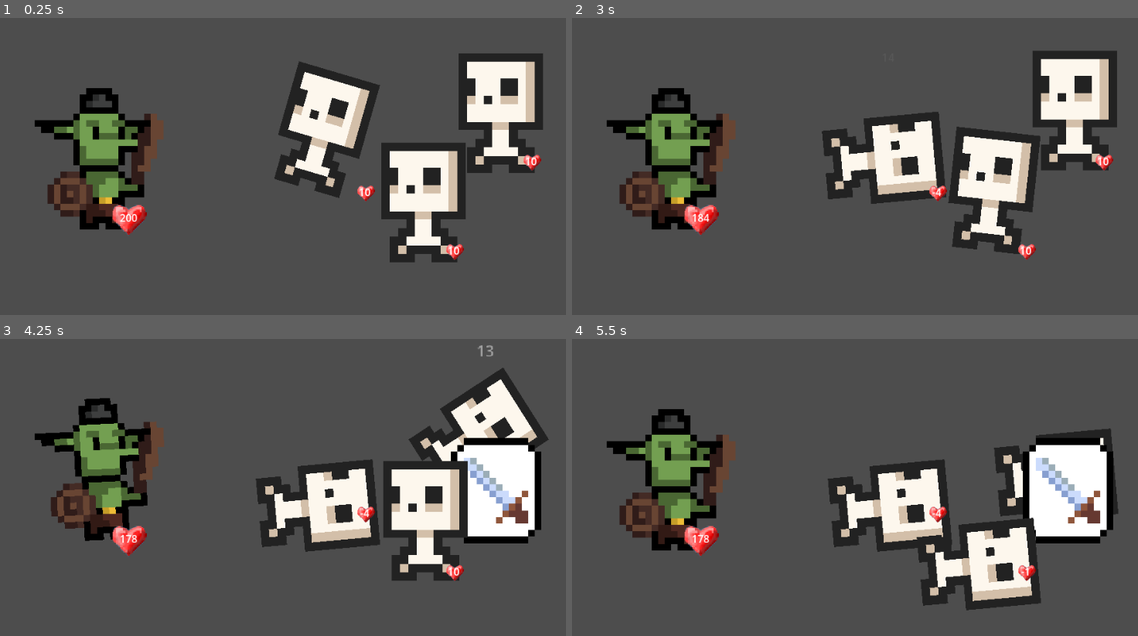
Above: before the commit, frames 1-4 (two rows, left to right).
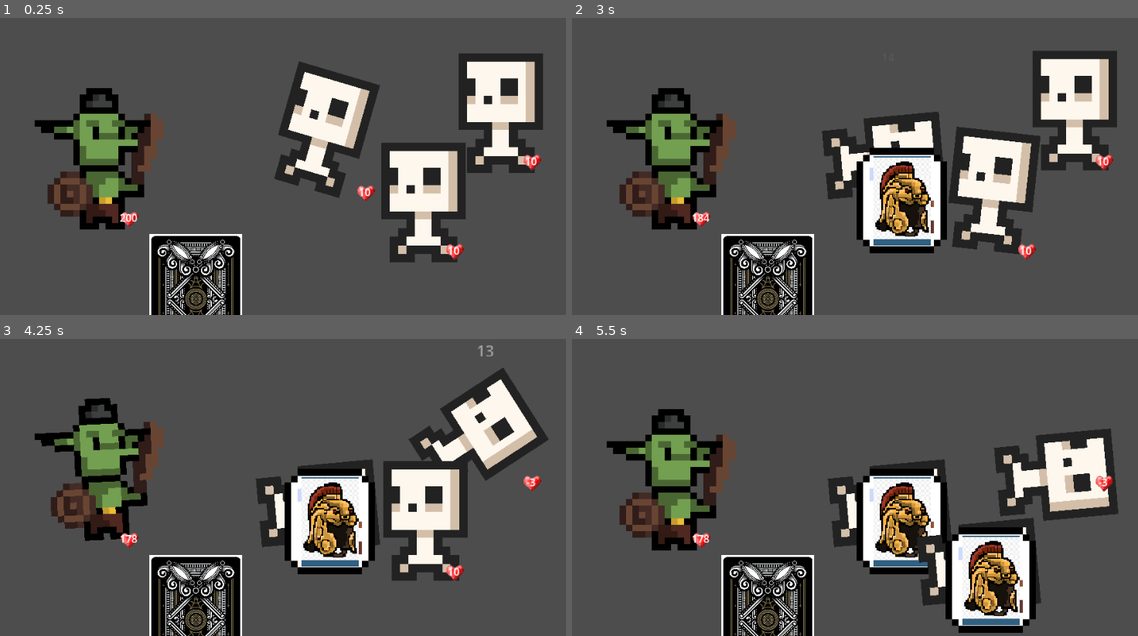
Above: after the commit, the same moments.

Repository: jakmik2/rogue-cards
Game: Godot game, scene res://scenes/Main.tscn
Two runs of this game, one before a commit and one after it. Both use one fixed random seed, a clock stepped at 60 frames per second and the inputs below.
Inputs (mouse positions are in pixels of both pictures, inside the frame that each line leads up to):
- Up to frame 1 (0.25 s): no input
- Up to frame 2 (3 s): move the mouse to (979, 124) at 0.52 s; click (979, 124) at 0.67 s; move the mouse to (719, 157) at 1.27 s; click (719, 157) at 1.42 s; move the mouse to (905, 65) at 2.02 s; click (905, 65) at 2.17 s; move the mouse to (809, 211) at 2.77 s; click (809, 211) at 2.92 s
- Up to frame 3 (4.25 s): move the mouse to (452, 514) at 3.52 s; click (452, 514) at 3.67 s
- Up to frame 4 (5.5 s): move the mouse to (656, 410) at 4.27 s; click (656, 410) at 4.42 s; move the mouse to (871, 463) at 5.02 s; click (871, 463) at 5.17 s

The runs differ from the first frame. In frame 1, 4.4% of the frame differs, in the area x 19-43%, y 62-100%; in frame 2, 9.3%; in frame 3, 13%; in frame 4, 17%, in the area x 19-96%, y 33-100%.

Commit message:
Implement Loot Manager and loot spawning base items: equipment, card, and none

Diff:
--- a/loot_tables/TypeTable.gd
+++ b/loot_tables/TypeTable.gd
@@ -2,11 +2,9 @@
 
 func roll(loot_roll: int) -> String:
 	# Roll on Type
-	if range(1, 11).has(loot_roll):
+	if range(1, 8).has(loot_roll):
 		return "None"
-	elif range(12, 15).has(loot_roll):
-		return "Weapon"
-	elif range(16, 19).has(loot_roll):
-		return "Armor"
+	elif range(9, 15).has(loot_roll):
+		return "Equipment"
 	else:
 		return "Card"
--- /dev/null
+++ b/scenes/Deck.tscn
@@ -0,0 +1,21 @@
+[gd_scene load_steps=5 format=3 uid="uid://3osdmhu412je"]
+
+[ext_resource type="Script" path="res://scripts/Deck.gd" id="1_q44bn"]
+[ext_resource type="Texture2D" uid="uid://bbsx8dgnp6ipk" path="res://sprites/backofcards.jpg" id="2_yh3gh"]
+[ext_resource type="PackedScene" uid="uid://7q4yr7y7im0u" path="res://scenes/utils/clickable_rect.tscn" id="3_sjv6u"]
+
+[sub_resource type="RectangleShape2D" id="RectangleShape2D_x03f2"]
+size = Vector2(141, 198)
+
+[node name="Deck" type="Node2D"]
+script = ExtResource("1_q44bn")
+
+[node name="Sprite2D" type="Sprite2D" parent="."]
+scale = Vector2(0.25, 0.25)
+texture = ExtResource("2_yh3gh")
+
+[node name="ClickableBox" parent="." instance=ExtResource("3_sjv6u")]
+
+[node name="CollisionShape2D2" type="CollisionShape2D" parent="ClickableBox"]
+position = Vector2(-0.5, 0)
+shape = SubResource("RectangleShape2D_x03f2")
--- a/scenes/Loot.tscn
+++ /dev/null
@@ -1,18 +0,0 @@
-[gd_scene load_steps=4 format=3 uid="uid://dc7rp7wxhjss0"]
-
-[ext_resource type="Texture2D" uid="uid://bw06vccb7n5m6" path="res://sprites/loot-drop.png" id="1_0so0q"]
-[ext_resource type="Script" path="res://scripts/Loot.gd" id="1_58na1"]
-
-[sub_resource type="RectangleShape2D" id="RectangleShape2D_8idy1"]
-size = Vector2(140, 160)
-
-[node name="Loot" type="Node2D"]
-script = ExtResource("1_58na1")
-
-[node name="Sprite2D" type="Sprite2D" parent="."]
-texture = ExtResource("1_0so0q")
-
-[node name="Area2D" type="Area2D" parent="."]
-
-[node name="CollisionShape2D" type="CollisionShape2D" parent="Area2D"]
-shape = SubResource("RectangleShape2D_8idy1")
--- a/scenes/Main.tscn
+++ b/scenes/Main.tscn
@@ -1,14 +1,17 @@
-[gd_scene load_steps=4 format=3 uid="uid://bqivgqmx1twp3"]
+[gd_scene load_steps=6 format=3 uid="uid://bqivgqmx1twp3"]
 
 [ext_resource type="PackedScene" uid="uid://cjukxsdcdjk47" path="res://scenes/skele.tscn" id="1_6ju06"]
 [ext_resource type="Script" path="res://scripts/Arena.gd" id="1_8l2me"]
+[ext_resource type="Script" path="res://scripts/LootManager.gd" id="2_c87ke"]
 [ext_resource type="PackedScene" uid="uid://dg6opfstej5al" path="res://scenes/PlayerCharacter.tscn" id="2_j7410"]
+[ext_resource type="PackedScene" uid="uid://3osdmhu412je" path="res://scenes/Deck.tscn" id="4_63nuo"]
 
 [node name="Main" type="Node2D"]
 script = ExtResource("1_8l2me")
 
 [node name="Enemies" type="Node2D" parent="."]
 scale = Vector2(1, 1.01909)
+script = ExtResource("2_c87ke")
 
 [node name="skele" parent="Enemies" instance=ExtResource("1_6ju06")]
 position = Vector2(831, 308.118)
@@ -25,3 +28,6 @@
 [node name="PlayerCharacter" parent="." instance=ExtResource("2_j7410")]
 position = Vector2(222, 406)
 health = 200
+
+[node name="Deck" parent="." instance=ExtResource("4_63nuo")]
+position = Vector2(365, 515)
--- a/scenes/PlayerCharacter.tscn
+++ b/scenes/PlayerCharacter.tscn
@@ -59,4 +59,3 @@
 
 [node name="HealthDisplay" parent="." instance=ExtResource("4_j1jtl")]
 position = Vector2(39, -15)
-scale_modifier = 2
--- a/scenes/UI/HealthDisplay.tscn
+++ b/scenes/UI/HealthDisplay.tscn
@@ -1,10 +1,10 @@
 [gd_scene load_steps=3 format=3 uid="uid://blbq4t3k2drou"]
 
-[ext_resource type="Script" path="res://scripts/health_display.gd" id="1_8jw8s"]
 [ext_resource type="Texture2D" uid="uid://kry17oyrjevu" path="res://sprites/heart_full_32x32.png" id="1_brohe"]
+[ext_resource type="Script" path="res://scripts/HealthDisplay.gd" id="1_t6imj"]
 
 [node name="HealthDisplay" type="Node2D"]
-script = ExtResource("1_8jw8s")
+script = ExtResource("1_t6imj")
 
 [node name="Sprite2D" type="Sprite2D" parent="."]
 position = Vector2(2, 0)
--- /dev/null
+++ b/scenes/loot/Equipment/BaseEquipment.tscn
@@ -0,0 +1,11 @@
+[gd_scene load_steps=4 format=3 uid="uid://b81k6m2lu0072"]
+
+[ext_resource type="PackedScene" uid="uid://bklobs5p50tvc" path="res://scenes/loot/Loot.tscn" id="1_73fjm"]
+[ext_resource type="Script" path="res://scripts/Loot/BaseEquipment.gd" id="2_hgppn"]
+[ext_resource type="Texture2D" uid="uid://wc5sma8y1561" path="res://sprites/helm.png" id="3_pmrew"]
+
+[node name="BaseEquipment" instance=ExtResource("1_73fjm")]
+script = ExtResource("2_hgppn")
+
+[node name="Sprite2D" parent="." index="0"]
+texture = ExtResource("3_pmrew")
--- /dev/null
+++ b/scenes/loot/Loot.tscn
@@ -0,0 +1,19 @@
+[gd_scene load_steps=5 format=3 uid="uid://bklobs5p50tvc"]
+
+[ext_resource type="Texture2D" uid="uid://bw06vccb7n5m6" path="res://sprites/loot-drop.png" id="1_0so0q"]
+[ext_resource type="Script" path="res://scripts/Loot/BaseLoot.gd" id="1_sl7e8"]
+[ext_resource type="PackedScene" uid="uid://7q4yr7y7im0u" path="res://scenes/utils/clickable_rect.tscn" id="3_ti67w"]
+
+[sub_resource type="RectangleShape2D" id="RectangleShape2D_uk6e8"]
+size = Vector2(138, 158)
+
+[node name="Loot" type="Node2D"]
+script = ExtResource("1_sl7e8")
+
+[node name="Sprite2D" type="Sprite2D" parent="."]
+texture = ExtResource("1_0so0q")
+
+[node name="ClickableBox" parent="." instance=ExtResource("3_ti67w")]
+
+[node name="CollisionShape2D" type="CollisionShape2D" parent="ClickableBox"]
+shape = SubResource("RectangleShape2D_uk6e8")
--- /dev/null
+++ b/scenes/loot/cards/BaseCard.tscn
@@ -0,0 +1,18 @@
+[gd_scene load_steps=4 format=3 uid="uid://ulbk3v6hxop7"]
+
+[ext_resource type="PackedScene" uid="uid://7q4yr7y7im0u" path="res://scenes/utils/clickable_rect.tscn" id="1_gipsm"]
+[ext_resource type="Texture2D" uid="uid://c1ptyptfhw0tj" path="res://sprites/skele_card.png" id="3_nfc4x"]
+
+[sub_resource type="RectangleShape2D" id="RectangleShape2D_5bsnu"]
+size = Vector2(140, 159)
+
+[node name="BaseCard" type="Node2D"]
+
+[node name="Sprite2D" type="Sprite2D" parent="."]
+texture = ExtResource("3_nfc4x")
+
+[node name="ClickableBox" parent="." instance=ExtResource("1_gipsm")]
+
+[node name="CollisionShape2D" type="CollisionShape2D" parent="ClickableBox"]
+position = Vector2(0, -0.5)
+shape = SubResource("RectangleShape2D_5bsnu")
--- /dev/null
+++ b/scenes/utils/clickable_rect.tscn
@@ -0,0 +1,6 @@
+[gd_scene load_steps=2 format=3 uid="uid://7q4yr7y7im0u"]
+
+[ext_resource type="Script" path="res://scripts/utils/clickable_rect.gd" id="1_2m0ml"]
+
+[node name="ClickableBox" type="Area2D"]
+script = ExtResource("1_2m0ml")
--- /dev/null
+++ b/scripts/Deck.gd
@@ -0,0 +1,25 @@
+class_name Deck extends Node2D
+
+var cards: Array[BaseCard] = []
+var discard: Array[BaseCard] = []
+
+var can_draw = false
+
+func push_card(card: BaseCard):
+	cards.push_back(card)
+
+func draw():
+	if can_draw:
+		var card_drawn: BaseCard = cards.pop_front()
+		card_drawn.do_stuff()
+		# Add spawn functionality here
+		discard.push_front(card_drawn)
+
+func reshuffle():
+	randomize()
+	cards.append_array(discard)
+	cards.shuffle()
+	discard = []
+
+func click():
+	print("Clicking in Deck!")
--- a/scripts/EnemyEntity.gd
+++ b/scripts/EnemyEntity.gd
@@ -3,7 +3,7 @@
 @export var loot_tier = randi_range(0,2)	# Loot Tier for skele
 
 @onready
-var lootPrefab = preload("res://scenes/Loot.tscn")
+var lootManager: LootManager = get_parent() as LootManager
 
 # Called when the node enters the scene tree for the first time.
 func _ready():
@@ -15,9 +15,7 @@
 
 func kill():
 	super.kill()
-	var loot: Loot = lootPrefab.instantiate()
-	var loot_status = loot.spawn(loot_tier)
-	if (loot_status):
+	var loot = lootManager.spawn_loot(loot_tier)
+	if (loot != null):
 		add_child(loot)
-	else:
-		loot.queue_free()
+		print("Spawned " + loot.loot_tag)
--- a/scripts/Loot.gd
+++ /dev/null
@@ -1,29 +0,0 @@
-class_name Loot extends Node2D
-
-const TypeTableObj = preload("res://loot_tables/TypeTable.gd")
-const QualityTableObj = preload("res://loot_tables/QualityTable.gd")
-
-var loot_type = ""
-var loot_tier = ""
-var loot_roll = 0
-
-func spawn(tier: int) -> bool:
-	print("LOOT!! EHEHEHEHEHEHEHHEHEE!!!!")
-	var typeTable: TypeTable = TypeTableObj.new()
-	var qualTable: QualityTable = QualityTableObj.new()
-
-	# roll d20 to see what drops
-	loot_roll = randi_range(1,20)
-
-	# Address roll
-	var loot_type = typeTable.roll(loot_roll)
-	var loot_tier = qualTable.data[tier]
-
-	# loot determination and notification
-	if loot_type != 'None':
-		var lootie_tootie = loot_type.left(1) + loot_tier.right(1)
-
-		print(lootie_tootie + " loot")
-		return true
-	else:
-		return false
--- /dev/null
+++ b/scripts/Loot/BaseCard.gd
@@ -0,0 +1,12 @@
+class_name BaseCard extends BaseLoot
+
+@export var enemy: Resource
+
+func spawn_mobs():
+	pass
+
+func get_scene():
+	return preload("res://scenes/loot/cards/BaseCard.tscn").instantiate()
+
+func click():
+	print("You just clicked a card!")
--- /dev/null
+++ b/scripts/Loot/BaseEquipment.gd
@@ -0,0 +1,7 @@
+class_name BaseEquipment extends BaseLoot
+
+func get_scene():
+	return preload("res://scenes/loot/Equipment/BaseEquipment.tscn").instantiate()
+
+func click():
+	print("You just clicked an equipment!")
--- /dev/null
+++ b/scripts/Loot/BaseLoot.gd
@@ -0,0 +1,15 @@
+class_name BaseLoot extends Node2D
+var loot_tag
+
+var loot_type = ""
+var loot_tier = ""
+var loot_roll = 0
+
+func init(_loot_type, _loot_tier, _loot_roll):
+	self.loot_type = _loot_type
+	self.loot_tier = _loot_tier
+	self.loot_roll = _loot_roll
+	self.loot_tag = loot_type.left(1) + loot_tier.right(1)
+
+func click():
+	print("You just clicked loot!")
--- /dev/null
+++ b/scripts/Loot/Cards/SkeleCard.gd
@@ -0,0 +1,11 @@
+class_name SkeleCard extends Card
+
+
+# Called when the node enters the scene tree for the first time.
+func _ready():
+	pass # Replace with function body.
+
+
+# Called every frame. 'delta' is the elapsed time since the previous frame.
+func _process(delta):
+	pass
--- /dev/null
+++ b/scripts/LootManager.gd
@@ -0,0 +1,41 @@
+class_name LootManager extends Node
+
+const TypeTableObj = preload("res://loot_tables/TypeTable.gd")
+const QualityTableObj = preload("res://loot_tables/QualityTable.gd")
+
+const BaseLootScene = preload("res://scenes/loot/Loot.tscn")
+const BaseEquipmentScene = preload("res://scenes/loot/Equipment/BaseEquipment.tscn")
+const CardScript = preload("res://scenes/loot/cards/BaseCard.tscn")
+
+var typeTable: TypeTable = null
+var qualTable: QualityTable = null
+
+# Called when the node enters the scene tree for the first time.
+func _ready():
+	# Init Tables
+	typeTable = TypeTableObj.new()
+	qualTable = QualityTableObj.new()
+
+func spawn_loot(tier):
+	# Perform loot roll
+	var loot_roll = randi_range(1,20)
+
+	# Address roll on tables
+	var loot_type = typeTable.roll(loot_roll)
+	var loot_tier = qualTable.data[tier]
+
+	# Perform drop
+	match loot_type:
+		"Equipment":
+			var loot: BaseEquipment = BaseEquipmentScene.instantiate()
+			print("Equipment!")
+			loot.init(loot_type, loot_tier, loot_roll)
+			return loot
+		"Card":
+			var loot: BaseEquipment = BaseEquipmentScene.instantiate()
+			print("Card!")
+			loot.init(loot_type, loot_tier, loot_roll)
+			return loot
+		_:
+			print("Unlucky")
+			return null
--- a/scripts/PlayerCharacter.gd
+++ b/scripts/PlayerCharacter.gd
@@ -6,7 +6,6 @@
 func _ready():
 	pass # Replace with function body.
 
-
 # Called every frame. 'delta' is the elapsed time since the previous frame.
 func attempt_attack() -> int:
 	print("YEEHEEHEE I'M A NASTY LIL'GOBLIN!")
--- a/scripts/skele.gd
+++ b/scripts/skele.gd
@@ -1,5 +1,4 @@
 class_name Skele extends EnemyEntity
-
 
 # Called when the node enters the scene tree for the first time.
 func _init():
--- /dev/null
+++ b/scripts/utils/clickable_rect.gd
@@ -0,0 +1,13 @@
+extends Area2D
+
+@onready
+var parent = get_parent()
+
+func _input_event(viewport, event, shape_idx):
+	if event is InputEventMouseButton \
+	and event.button_index == MOUSE_BUTTON_LEFT \
+	and event.is_pressed():
+		self.on_click()
+
+func on_click():
+	parent.click()
Renamed: scripts/health_display.gd -> scripts/HealthDisplay.gd
Binary file added: sprites/backofcards.jpg
Not shown, added: sprites/backofcards.jpg.import
Binary file added: sprites/helm.png
Not shown, added: sprites/helm.png.import
Binary file changed: sprites/loot-drop.png
Binary file added: sprites/skele_card.png
Not shown, added: sprites/skele_card.png.import
